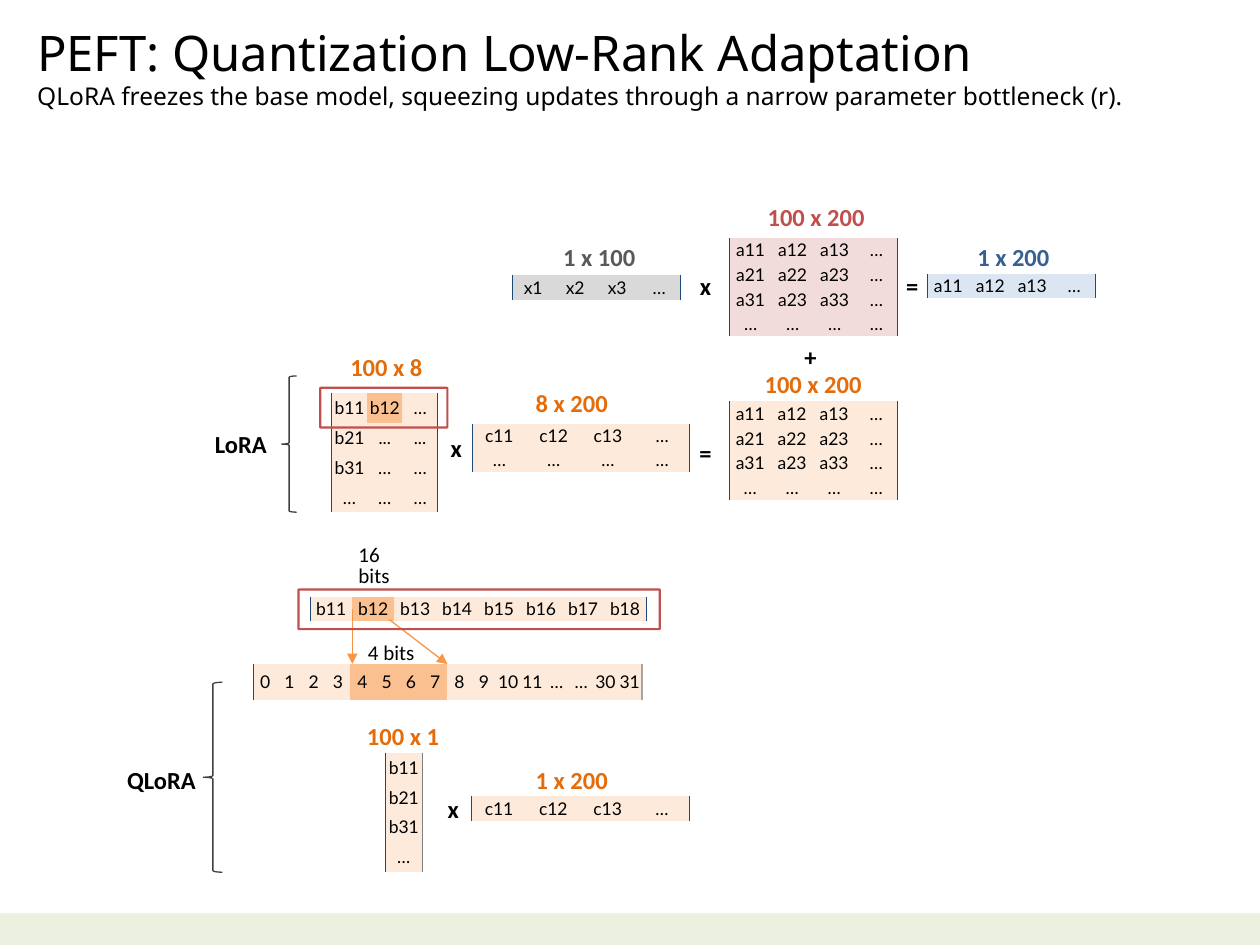
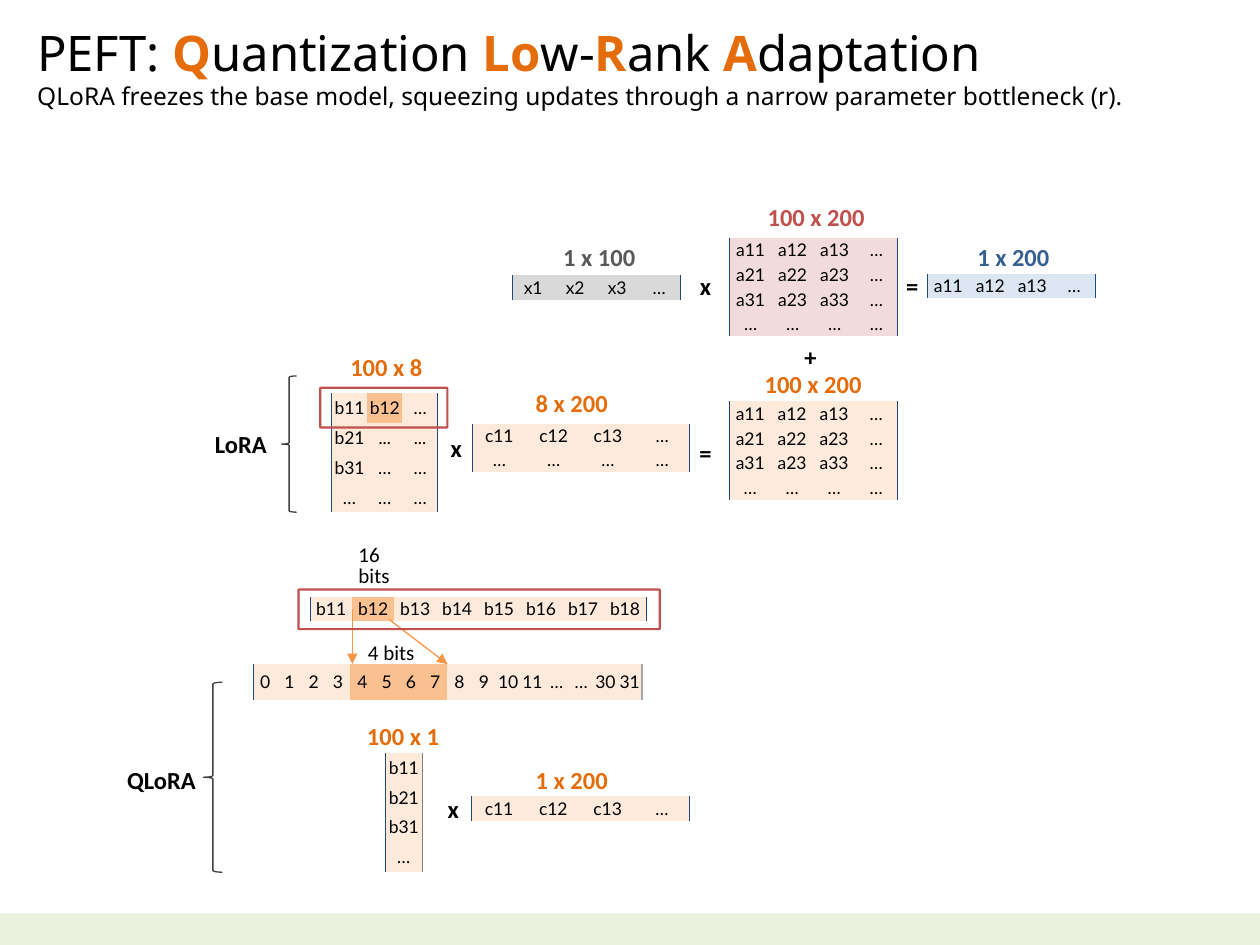
Before and after one commit to navibator/crazy-ai, a slide deck: slide 14 of ai-gemma.pptx. Drawn at 1260x945 pixels with LibreOffice and Linux fonts; fonts in the diff are those of the drawing. Boxes give left, top, right and bottom in pixels: in the first picture for what was removed or moved away, otherwise in the second. Text is boxed around its words. In the diff, an @@ line names an element or a change of style, - is before the commit and + after.

```diff
--- a/ai-gemma.pptx
+++ b/ai-gemma.pptx
@@ text at (x1=37, y1=33, x2=981, y2=83): text colour #000000 to #E46C0A, bold on in "Quantization Low-Rank Adaptation" @@
```
Also in this commit, not shown: 2 other slides changed, 1 slide added, 2 slides removed, 1 other file.
